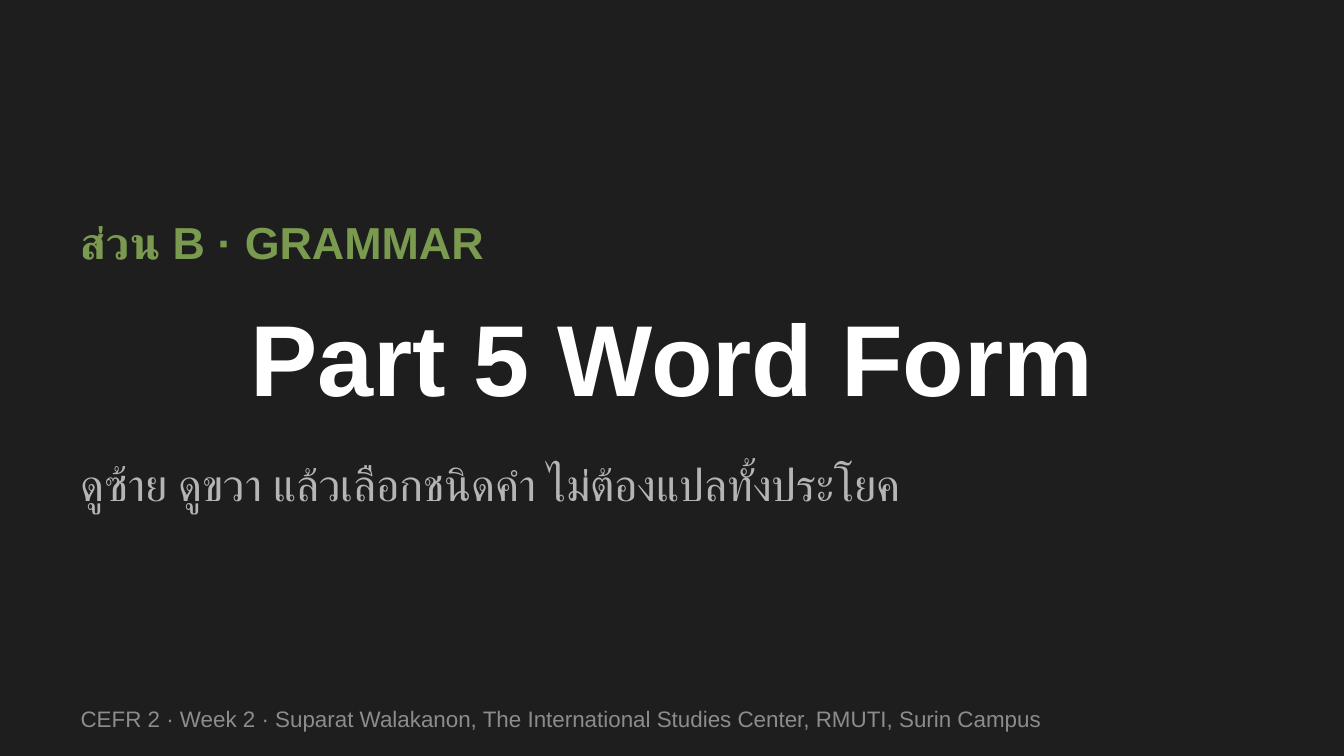
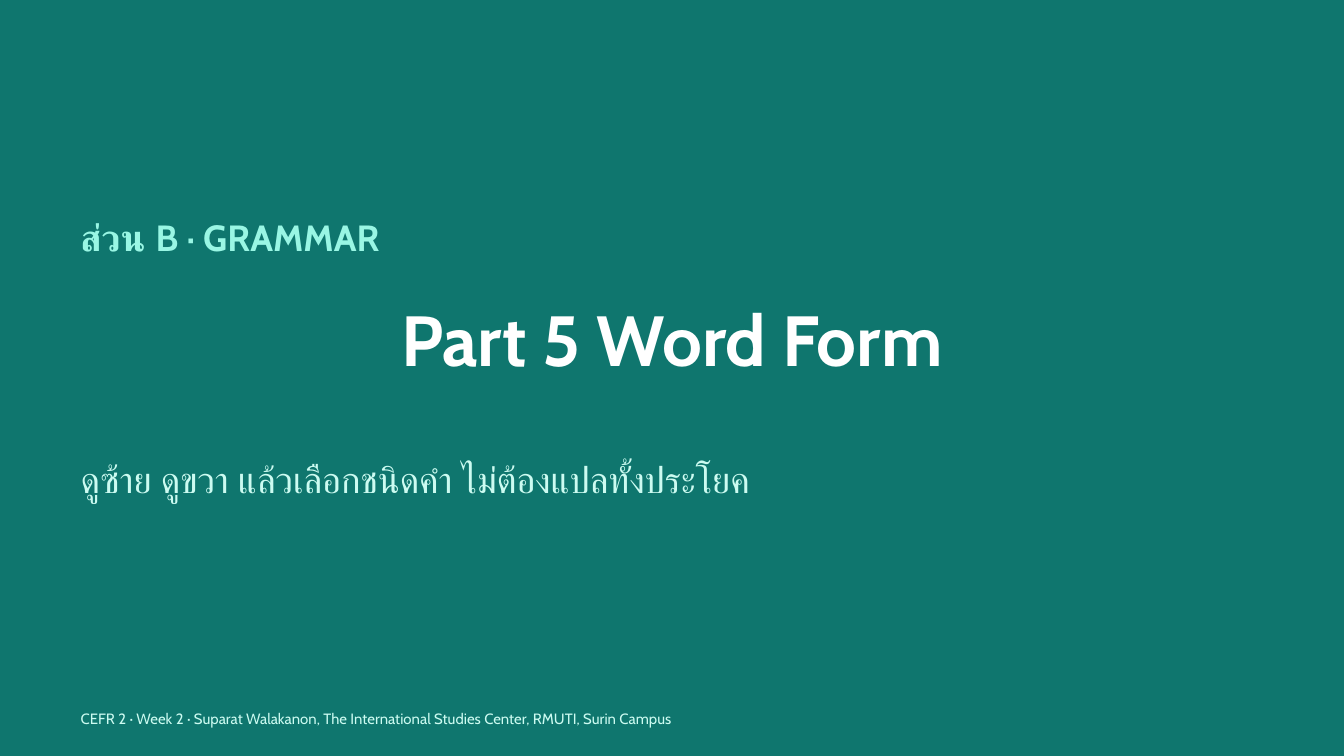
Before and after one commit to surin-english-hub/cefr2, a slide deck: slide 16 of docs/week-02/Week02_Part1_Photographs_Part5_WordForm.pptx. Drawn at 1344x756 pixels with LibreOffice and Linux fonts; fonts in the diff are those of the drawing. Boxes give left, top, right and bottom in pixels: in the first picture for what was removed or moved away, otherwise in the second. Text is boxed around its words. In the diff, an @@ line names an element or a change of style, - is before the commit and + after.

```diff
--- a/docs/week-02/Week02_Part1_Photographs_Part5_WordForm.pptx
+++ b/docs/week-02/Week02_Part1_Photographs_Part5_WordForm.pptx
@@ background #1E1E1E to #0F766E @@
@@ text "ส่วน B · GRAMMAR" at (81,223,379,252): size 24 to 19.5 pt, font Arial to Cabin, text colour #7A9A4F to #99F6E4 @@
@@ title "Part 5 Word Form" at (401,312,942,367): size 54 to 38 pt, font Arial to Cabin @@
@@ text "ดูซ้าย ดูขวา แล้วเลือกชนิดคำ ไม่ต้องแปลทั้งประโยค" at (81,465,750,504): size 24 to 19.5 pt, font Arial to Cabin, text colour #B5B5B5 to #CCFBF1 @@
@@ text "CEFR 2 · Week 2 ..." at (81,713,671,728): size 12 to 8 pt, font Arial to Cabin, text colour #8C8C8C to #CCFBF1 @@
```
Also in this commit, not shown: 24 other slides changed, 2 other files.
